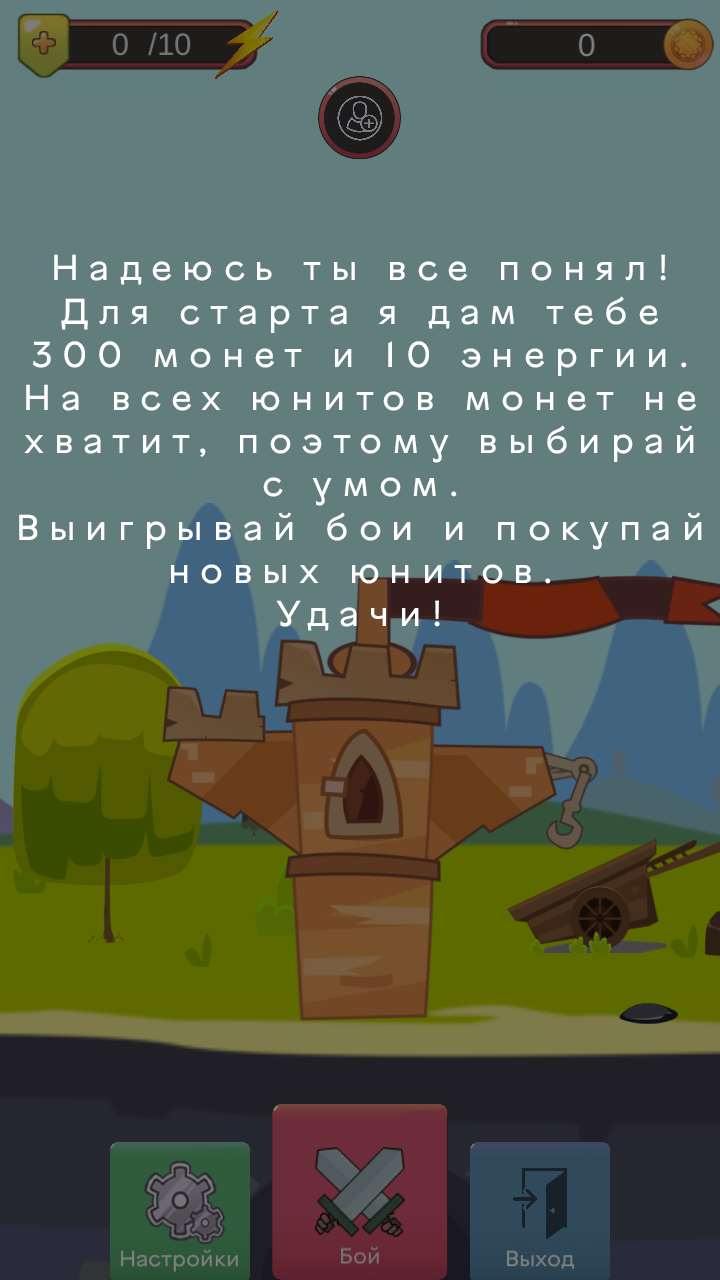
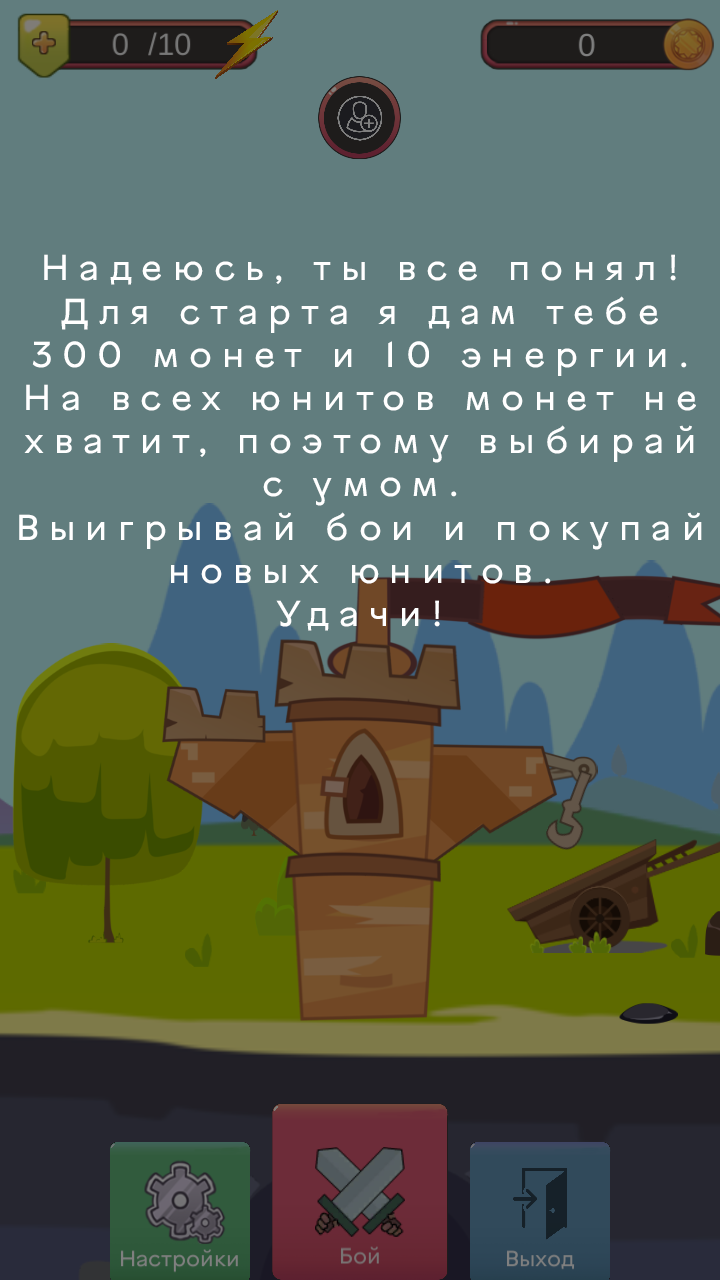
Layers edited between the first and the second 720x1280 image:
renamed "Надеюсь ты все понял! Для старта я дам тебе 300 монет и 10 эне" to "Надеюсь, ты все понял! Для старта я дам тебе 300 монет и 10 эн", painted on it over [44, 254, 676, 285]
